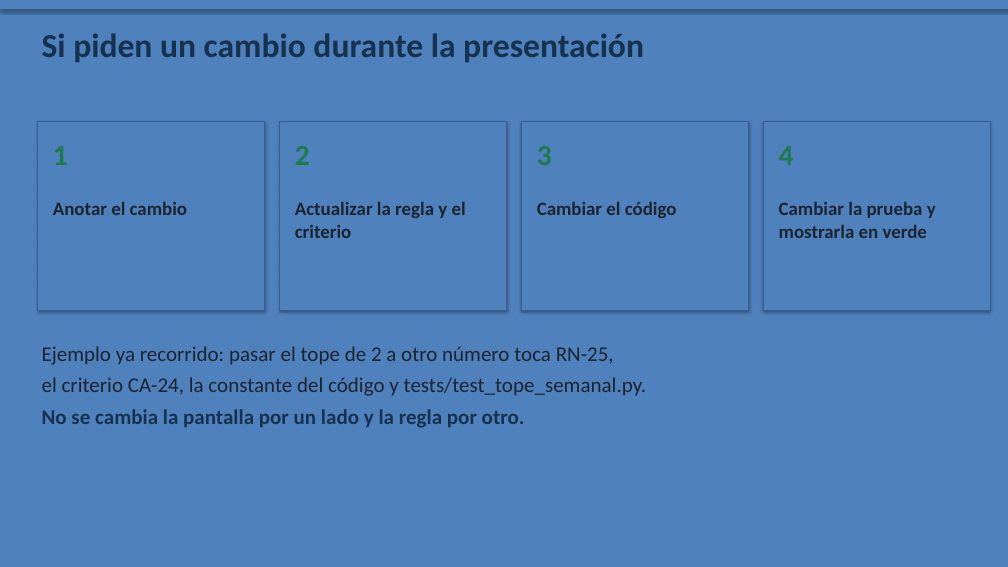
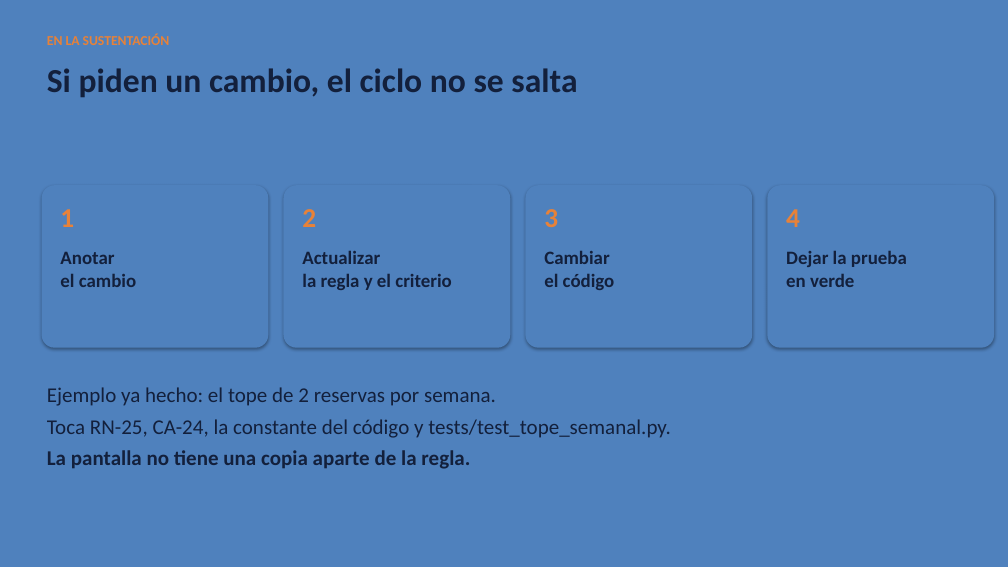
Before and after one commit to Chrisvlj/prj2-reservas, a slide deck: slide 10 of docs/presentacion/reservas-laboratorios.odp (slide 12 before the commit). Drawn at 1008x567 pixels with LibreOffice and Linux fonts; fonts in the diff are those of the drawing. Boxes give left, top, right and bottom in pixels: in the first picture for what was removed or moved away, otherwise in the second. Text is boxed around its words. In the diff, an @@ line names an element or a change of style, - is before the commit and + after.

```diff
--- a/docs/presentacion/reservas-laboratorios.odp
+++ b/docs/presentacion/reservas-laboratorios.odp
@@ rectangle removed at [0, 0, 1008, 9] @@
@@ text added at [47, 33, 170, 45], 13 pt, text #E78239, bold @@
+EN LA SUSTENTACIÓN
@@ text at [47, 68, 577, 97]: text changed; text colour #16324F to #13203C @@
-Si piden un cambio durante la presentación
+Si piden un cambio, el ciclo no se salta
@@ rectangle removed at [38, 121, 265, 310] @@
@@ rectangle removed at [280, 121, 507, 310] @@
@@ rectangle removed at [522, 121, 749, 310] @@
@@ rectangle removed at [764, 121, 991, 310] @@
@@ rounded rectangle added at [42, 185, 268, 348], fill #4F81BD @@
@@ text "1": place and size @@
-text "1" at [53, 146, 68, 165]
+text "1" at [60, 209, 74, 227]
@@ rounded rectangle added at [284, 185, 510, 348], fill #4F81BD @@
@@ text "2": place and size @@
-text "2" at [295, 146, 310, 165]
+text "2" at [302, 209, 316, 227]
@@ rounded rectangle added at [526, 185, 752, 348], fill #4F81BD @@
@@ size 28 to 26 pt, text colour #1F7A4D to #E78239; less space between paragraphs in 4 elements at [786, 209, 800, 227], [60, 209, 74, 227], [302, 209, 316, 227], [544, 209, 558, 227] @@
@@ text "3": place and size @@
-text "3" at [537, 146, 552, 165]
+text "3" at [544, 209, 558, 227]
@@ rounded rectangle added at [768, 185, 994, 348], fill #4F81BD @@
@@ text "4": place and size @@
-text "4" at [779, 146, 794, 165]
+text "4" at [786, 209, 800, 227]
@@ text at [60, 252, 136, 287]: text changed; text colour #1C2430 to #13203C @@
-Anotar el cambio
+Anotar
+el cambio
@@ text at [302, 251, 452, 290]: text changed; text colour #1C2430 to #13203C @@
-Actualizar la regla y el criterio
+Actualizar
+la regla y el criterio
@@ text at [544, 251, 615, 290]: text changed; text colour #1C2430 to #13203C @@
-Cambiar el código
+Cambiar
+el código
@@ text at [786, 251, 907, 287]: text changed; text colour #1C2430 to #13203C @@
-Cambiar la prueba y mostrarla en verde
+Dejar la prueba
+en verde
@@ text at [47, 387, 671, 469]: text changed; text colour #1C2430 to #13203C @@
-Ejemplo ya recorrido: pasar el tope de 2 a otro número toca RN-25,
-el criterio CA-24, la constante del código y tests/test_tope_semanal.py.
-No se cambia la pantalla por un lado y la regla por otro.
+Ejemplo ya hecho: el tope de 2 reservas por semana.
+Toca RN-25, CA-24, la constante del código y tests/test_tope_semanal.py.
+La pantalla no tiene una copia aparte de la regla.
```
Also in this commit, not shown: 10 slides added, 11 slides removed.
